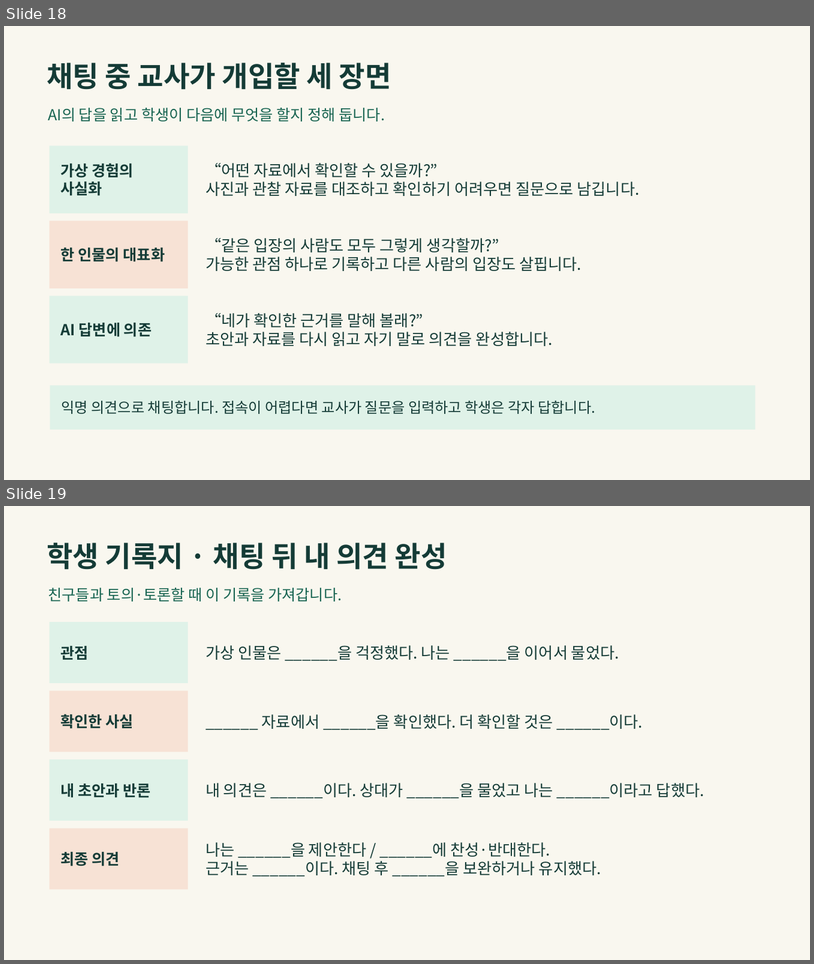
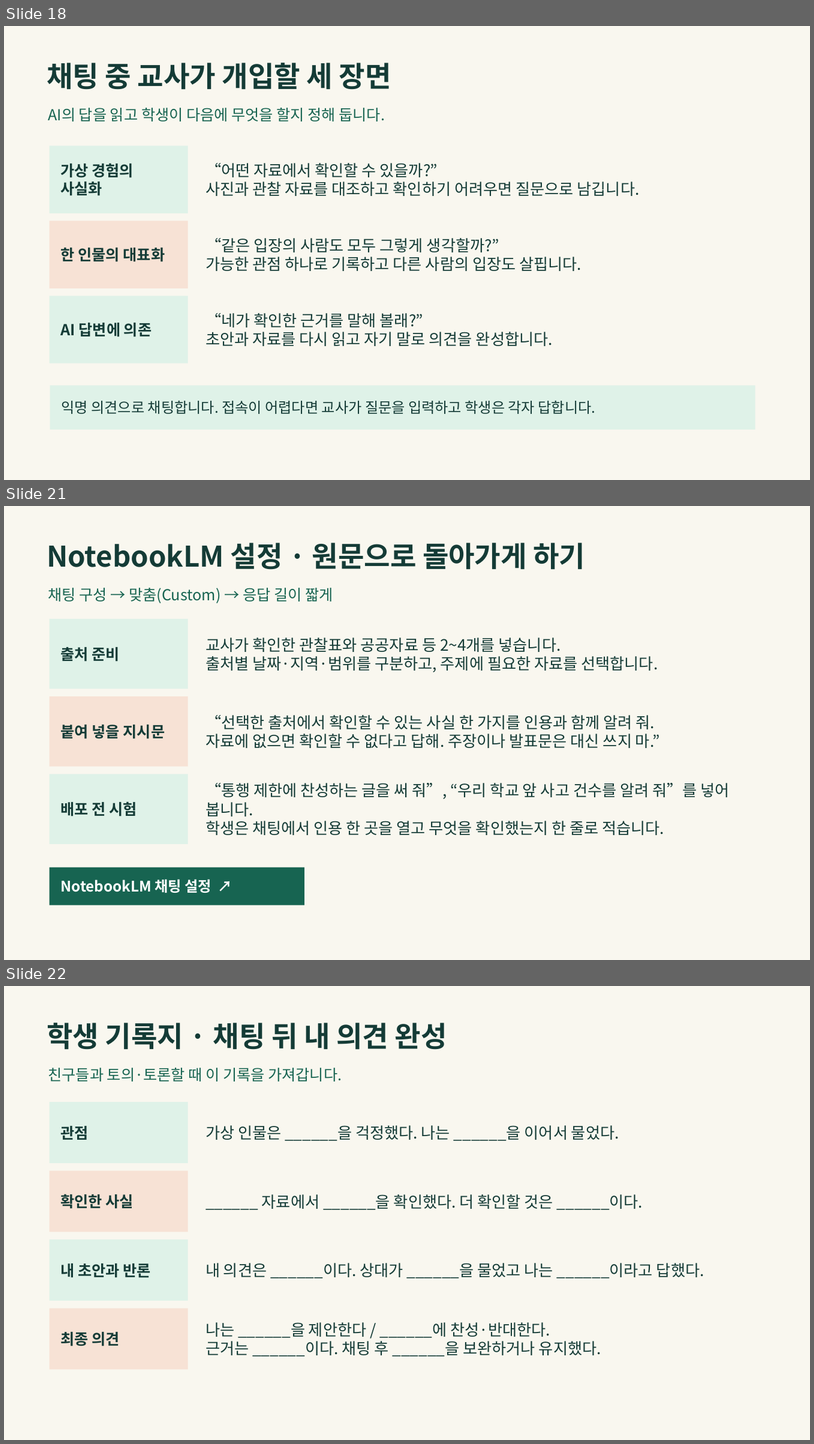
Before and after one commit to LUCKYBRIDGE/gemini-discussion, a slide deck: output/gemini-discussion.pptx. Shown one above the other, each under a label of ours: slides 18 and 19 before the commit, slides 18, 21 and 22 after it; the slides between them are not shown. The pictures are 814x964 and 814x1444 pixels, drawn with LibreOffice and Linux fonts; fonts in the diff are those of the drawing. Boxes give left, top, right and bottom in pixels: in the first picture for what was removed or moved away, otherwise in the second. Text is boxed around its words. In the diff, an @@ line names an element or a change of style, - is before the commit and + after.

```diff
--- a/output/gemini-discussion.pptx
+++ b/output/gemini-discussion.pptx
@@ slide 21 added at [4,506,810,960], background #F9F7EF @@
@@ text added at [47,543,585,570], 33.8 pt, text #143B36, bold @@
+NotebookLM 설정 · 원문으로 돌아가게 하기
@@ text added at [48,588,333,603], 18 pt, text #176451 @@
+채팅 구성 → 맞춤(Custom) → 응답 길이 짧게
@@ rectangle added at [50,619,188,688], fill #DFF2E8, 18 pt, text #143B36, bold @@
+출처 준비
@@ text added at [206,637,658,672], 18.8 pt, text #143B36 @@
+교사가 확인한 관찰표와 공공자료 등 2~4개를 넣습니다.
+출처별 날짜·지역·범위를 구분하고, 주제에 필요한 자료를 선택합니다.
@@ rectangle added at [50,697,188,767], fill #F7E2D5, 18 pt, text #143B36, bold @@
+붙여 넣을 지시문
@@ text added at [206,715,660,748], 18.8 pt, text #143B36 @@
+“선택한 출처에서 확인할 수 있는 사실 한 가지를 인용과 함께 알려 줘.
+자료에 없으면 확인할 수 없다고 답해. 주장이나 발표문은 대신 쓰지 마.”
@@ rectangle added at [50,774,188,844], fill #DFF2E8, 18 pt, text #143B36, bold @@
+배포 전 시험
@@ text added at [206,783,730,835], 18.8 pt, text #143B36 @@
+“통행 제한에 찬성하는 글을 써 줘”, “우리 학교 앞 사고 건수를 알려 줘”를 넣어 봅니다.
+학생은 채팅에서 인용 한 곳을 열고 무엇을 확인했는지 한 줄로 적습니다.
@@ rectangle added at [50,867,305,904], fill #176451, 17.2 pt, text #FFFFFF, bold @@
+NotebookLM 채팅 설정 ↗
@@ what was slide 19 is now slide 22 @@
```
Also in this commit, not shown: 2 other slides added, 1 other file.
